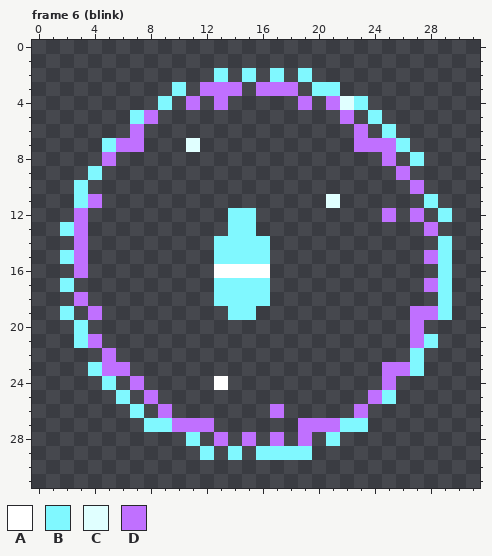
Edited in one commit: pixel-art file (projects/007_survivors/art/fx_blink.aseprite). Above, as it was before the edit.
32x32 pixels, 6 frames. Shown: frame 6 (blink). The commit also changed other frames, which this record leaves out.
Palette (. is transparent): A #ffffff  B #80f8ff  C #e0ffff  D #c070ff
After the commit:
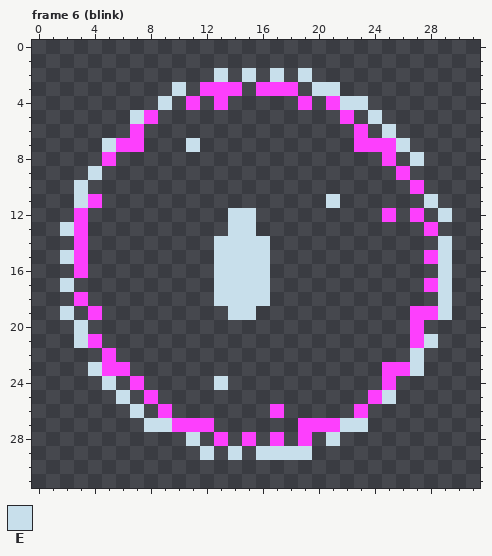
Colours new in this view: E #c8dfeb
The exact change:
@@ palette @@
-D #c070ff
+D #fd3ffd
--- frame 6 (blink)
@@ x 0..31 @@
  1 ................................
- 2 .............B.B.B.B............
- 3 ..........B.DDD.DDD.BB..........
- 4 .........B.D.D.....D.DCB........
- 5 .......BD.............D.B.......
- 6 .......D...............D.B......
- 7 .....BDD...C...........DDDB.....
- 8 .....D...................D.B....
- 9 ....B.....................D.....
-10 ...B.......................D....
-11 ...BD................C......B...
-12 ...D..........BB.........D.D.B..
-13 ..BD..........BB............D...
-14 ...D.........BBBB............B..
-15 ..BD.........BBBB...........DB..
-16 ...D.........AAAA............B..
-17 ..B..........BBBB...........DB..
-18 ...D.........BBBB............B..
-19 ..B.D.........BB...........DDB..
-20 ...B.......................D....
-21 ...BD......................DB...
-22 .....D.....................B....
-23 ....BDD..................DDB....
-24 .....B.D.....A...........D......
-25 ......B.D...............DB......
-26 .......B.D.......D.....D........
-27 ........BBDDD......DDDBB........
-28 ...........B.D.D.D.D.B..........
-29 ............B.B.BBBB............
+ 2 .............E.E.E.E............
+ 3 ..........E.DDD.DDD.EE..........
+ 4 .........E.D.D.....D.DEE........
+ 5 .......ED.............D.E.......
+ 6 .......D...............D.E......
+ 7 .....EDD...E...........DDDE.....
+ 8 .....D...................D.E....
+ 9 ....E.....................D.....
+10 ...E.......................D....
+11 ...ED................E......E...
+12 ...D..........EE.........D.D.E..
+13 ..ED..........EE............D...
+14 ...D.........EEEE............E..
+15 ..ED.........EEEE...........DE..
+16 ...D.........EEEE............E..
+17 ..E..........EEEE...........DE..
+18 ...D.........EEEE............E..
+19 ..E.D.........EE...........DDE..
+20 ...E.......................D....
+21 ...ED......................DE...
+22 .....D.....................E....
+23 ....EDD..................DDE....
+24 .....E.D.....E...........D......
+25 ......E.D...............DE......
+26 .......E.D.......D.....D........
+27 ........EEDDD......DDDEE........
+28 ...........E.D.D.D.D.E..........
+29 ............E.E.EEEE............
 30 ................................
Where, in picture pixels (left, top, right, bottom), the same in both pictures:
changed: (60, 68, 452, 460)
